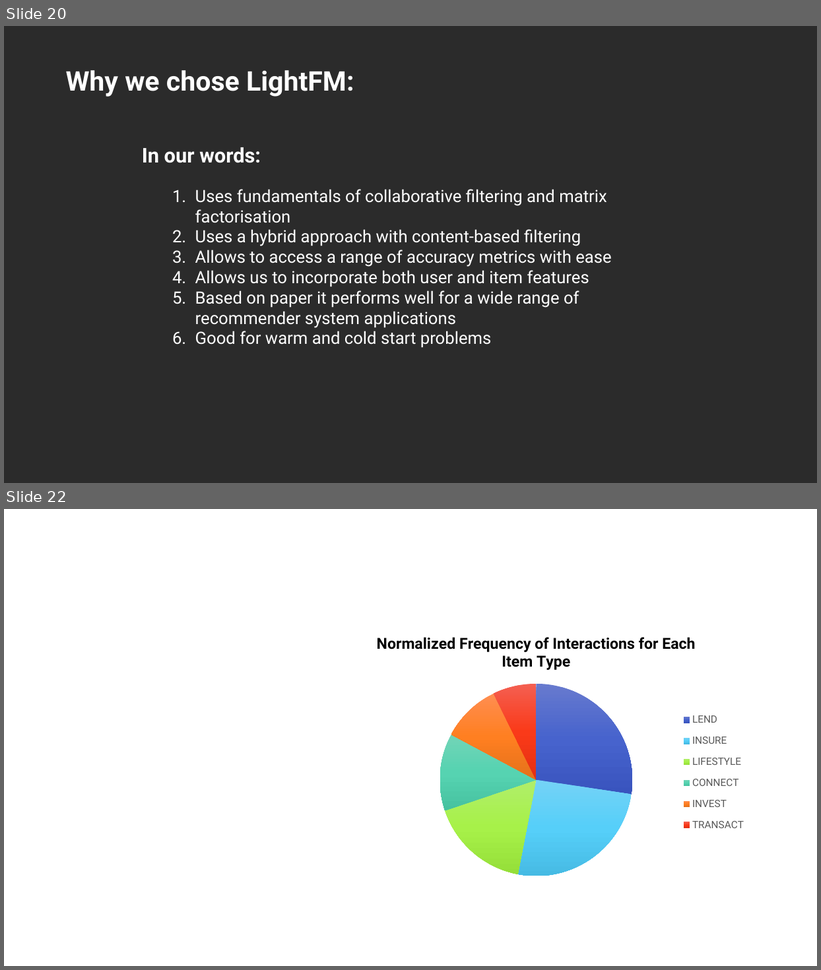
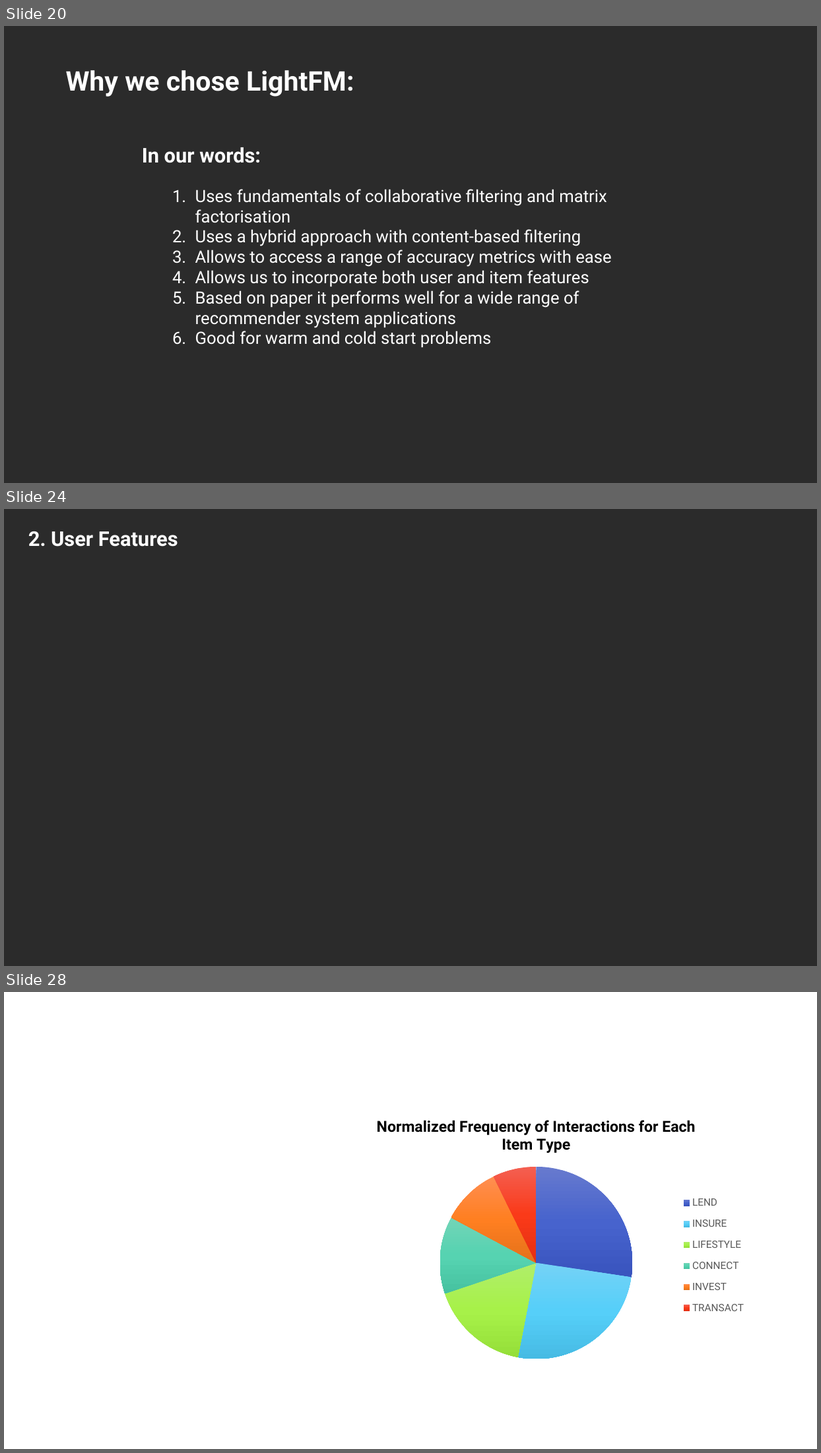
Before and after one commit to lizesteyn/FNBdataquest, a slide deck: Presentation1.pptx. Shown one above the other, each under a label of ours: slides 20 and 22 before the commit, slides 20, 24 and 28 after it; the slides between them are not shown. The pictures are 821x970 and 821x1453 pixels, drawn with LibreOffice and Linux fonts; fonts in the diff are those of the drawing; background and template pictures are left out; a plain dark background stands for a picture behind light text. Boxes give left, top, right and bottom in pixels: in the first picture for what was removed or moved away, otherwise in the second. Text is boxed around its words. In the diff, an @@ line names an element or a change of style, - is before the commit and + after.

```diff
--- a/Presentation1.pptx
+++ b/Presentation1.pptx
@@ slide 24 added at [4,509,817,966], background picture (left out) @@
@@ text added at [28,531,178,547], 24 pt, text #FFFFFF, bold @@
+2. User Features
@@ what was slide 22 is now slide 28 @@
```
Also in this commit, not shown: 5 other slides added.
